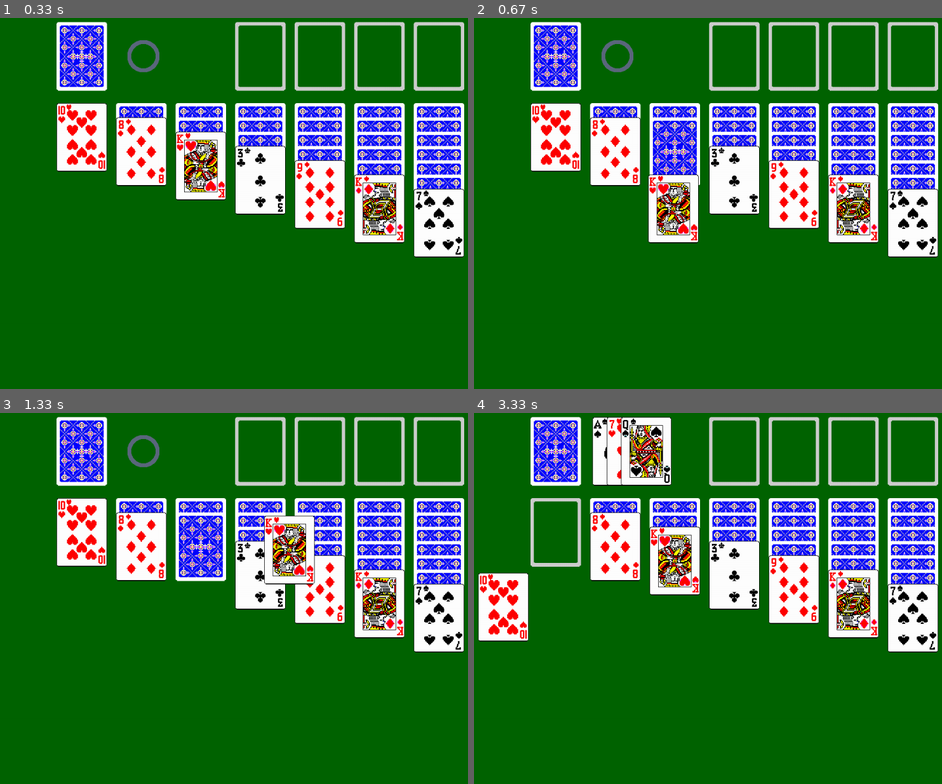
Above: before the commit, frames 1-4 (two rows, left to right).
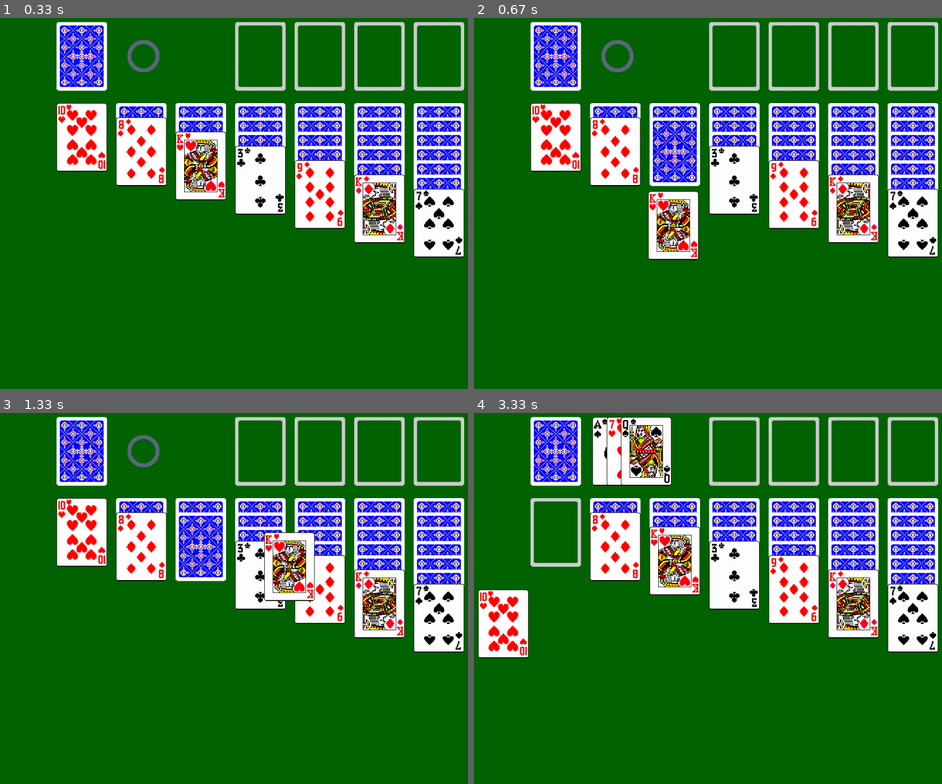
Above: after the commit, the same moments.

Repository: Asteinch/pygame-kabal
Game: pygame game, started from main.py
The game is run twice, just before and just after one commit, with the same random seed, the same clock (stepped at 60 frames per second) and the same inputs.
Inputs (mouse positions are in pixels of both pictures, inside the frame that each line leads up to):
- Up to frame 1 (0.33 s): no input
- Up to frame 2 (0.67 s): click (675, 199) at 0.38 s
- Up to frame 3 (1.33 s): click (154, 579) at 0.72 s; press the mouse at (439, 617) at 1.03 s; move the mouse to (365, 579) at 1.13 s; release the mouse at (290, 539) at 1.27 s
- Up to frame 4 (3.33 s): press the mouse at (675, 505) at 1.37 s; move the mouse to (651, 487) at 1.47 s; release the mouse at (628, 468) at 1.6 s; click (572, 472) at 1.72 s; press the mouse at (553, 531) at 2.03 s; move the mouse to (693, 631) at 2.13 s; release the mouse at (829, 732) at 2.27 s; press the mouse at (553, 531) at 2.37 s; move the mouse to (684, 546) at 2.47 s; release the mouse at (815, 561) at 2.6 s; press the mouse at (553, 531) at 2.7 s; move the mouse to (684, 509) at 2.8 s; release the mouse at (815, 487) at 2.93 s; press the mouse at (675, 505) at 3.03 s; move the mouse to (591, 550) at 3.13 s; release the mouse at (502, 594) at 3.27 s

Frame 1 is identical in both runs. In frame 2, 2.0% of the frame differs, in the area x 37-49%, y 42-66%; in frame 3, 1.8%; in frame 4, 1.5%.

Commit message:
flere bugs fikset

Diff:
--- a/source/card.py
+++ b/source/card.py
@@ -115,7 +115,7 @@
 
             for card in self.held_cards:
 
-                self.win.blit(card[0], (pos[0] - 53, pos[1] + y_increase - 50))
+                self.win.blit(card[0], (pos[0] - 53, pos[1] + y_increase - 15))
 
                 y_increase += 30
 
@@ -256,7 +256,7 @@
         if len(self.held_cards) > 0:
 
             for hitbox_index, hitbox in enumerate(self.pile_is_empty):
-                if (hitbox != False and hitbox.collidepoint(pos)) and (self.held_cards[0][1][1] == 13 or (hitbox_index == self.pile_number and self.deck_dragged_from == False)):
+                if (hitbox != False and hitbox.collidepoint(pos)) and (self.held_cards[0][1][1] == 13 or (hitbox_index == self.pile_dragged_from)):
                     # Slipper kort på tomme hauger, kun hvis det er en konge eller kortet blir flyttet til orginal plass
 
                     self.piles[hitbox_index].extend(self.held_cards)
@@ -285,6 +285,8 @@
 
                         return True
 
+
+
             if len(self.held_cards) == 1:
                 for index, slot in enumerate(self.top_decks):
 
@@ -327,18 +329,16 @@
         print("pile: ", self.pile_number)
         print("dragged: ", self.pile_dragged_from)
 
-
-
-        if len(self.held_cards) > 0 and card[1][1] - 1 == self.held_cards[0][1][1]:
-
-            if (card[1][0] == "diamonds" or card[1][0] == "hearts") and (self.held_cards[0][1][0] == "spades" or self.held_cards[0][1][0] == "clubs"):
-                return True
-            if (card[1][0] == "spades" or card[1][0] == "clubs") and (self.held_cards[0][1][0] == "diamonds" or self.held_cards[0][1][0] == "hearts"):
-                return True
-
         if pile_number == self.pile_dragged_from:
             print("cock")
             return True
+
+        if len(self.held_cards) > 0 and card[1][1] - 1 == self.held_cards[0][1][1]:
+
+            if (card[1][0] == "diamonds" or card[1][0] == "hearts") and (self.held_cards[0][1][0] == "spades" or self.held_cards[0][1][0] == "clubs"):
+                return True
+            if (card[1][0] == "spades" or card[1][0] == "clubs") and (self.held_cards[0][1][0] == "diamonds" or self.held_cards[0][1][0] == "hearts"):
+                return True
 
         return False
 
--- a/source/game.py
+++ b/source/game.py
@@ -5,7 +5,7 @@
 class Game:
     def __init__(self):
         self.win = pygame.display.set_mode((1200, 800))
-        pygame.display.set_caption("Kabal")
+        pygame.display.set_caption("Solitaire")
         self.clock = pygame.time.Clock()
         self.new_game()
 
